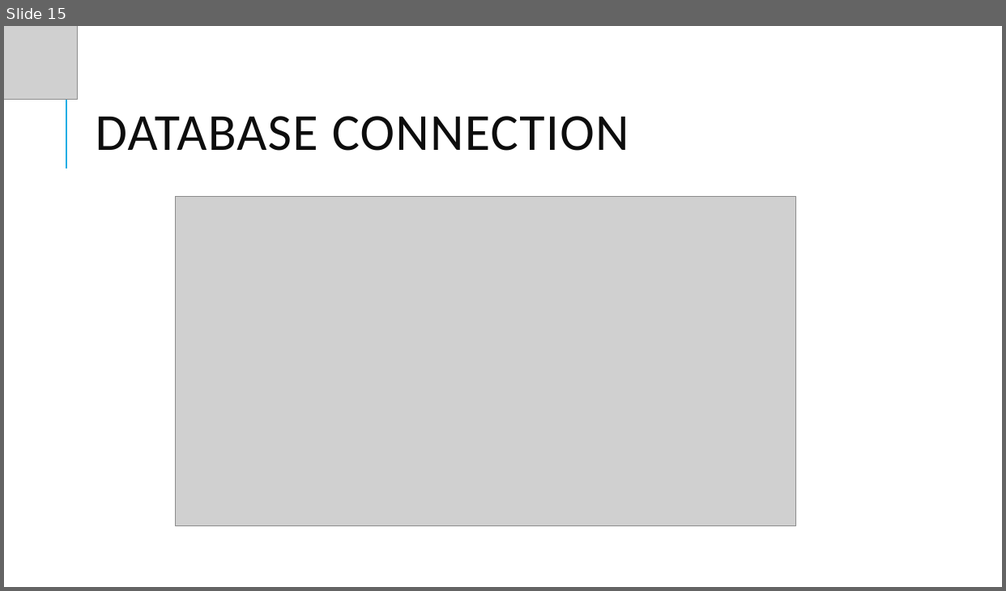
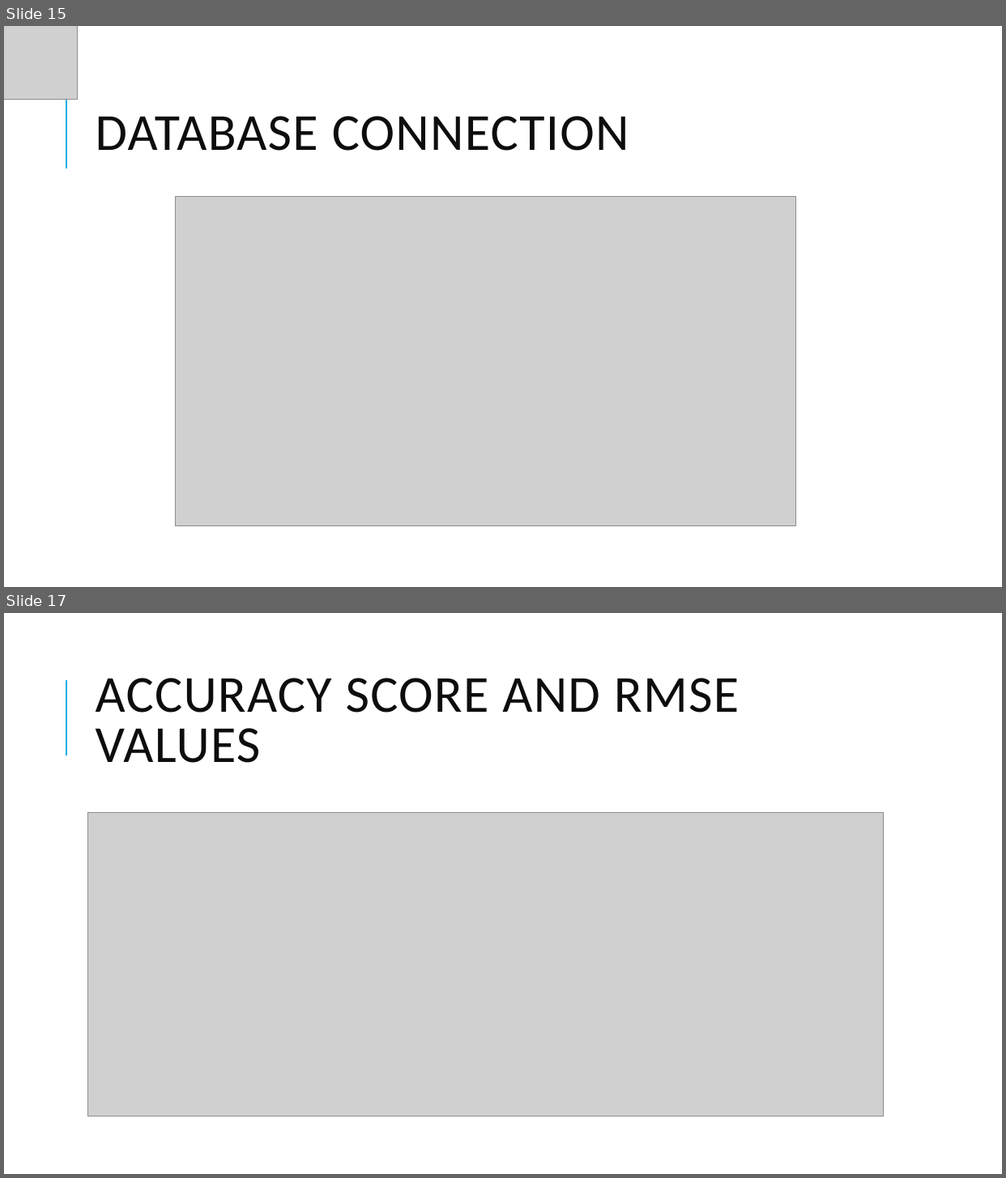
Before and after one commit to ranga11/Scala_Final_Project, a slide deck: Final_Presentation_Scala.pptx. Shown one above the other, each under a label of ours: slide 15 before the commit, slides 15 and 17 after it; the slides between them are not shown. The pictures are 1006x591 and 1006x1178 pixels, drawn with LibreOffice and Linux fonts; fonts in the diff are those of the drawing; grey boxes stand for pictures. Boxes give left, top, right and bottom in pixels: in the first picture for what was removed or moved away, otherwise in the second. Text is boxed around its words. In the diff, an @@ line names an element or a change of style, - is before the commit and + after.

```diff
--- a/Final_Presentation_Scala.pptx
+++ b/Final_Presentation_Scala.pptx
@@ slide 17 added at [4, 613, 1002, 1174], background #FFFFFF; not listed: 1 template element that a slide beside it also shows @@
@@ title added at [96, 678, 739, 763], 50 pt, text #0D0D0D @@
+ACCURACY SCORE AND RMSE VALUES
@@ picture added at [88, 813, 884, 1117] @@
```
Also in this commit, not shown: 4 slides changed, 2 other slides added.
